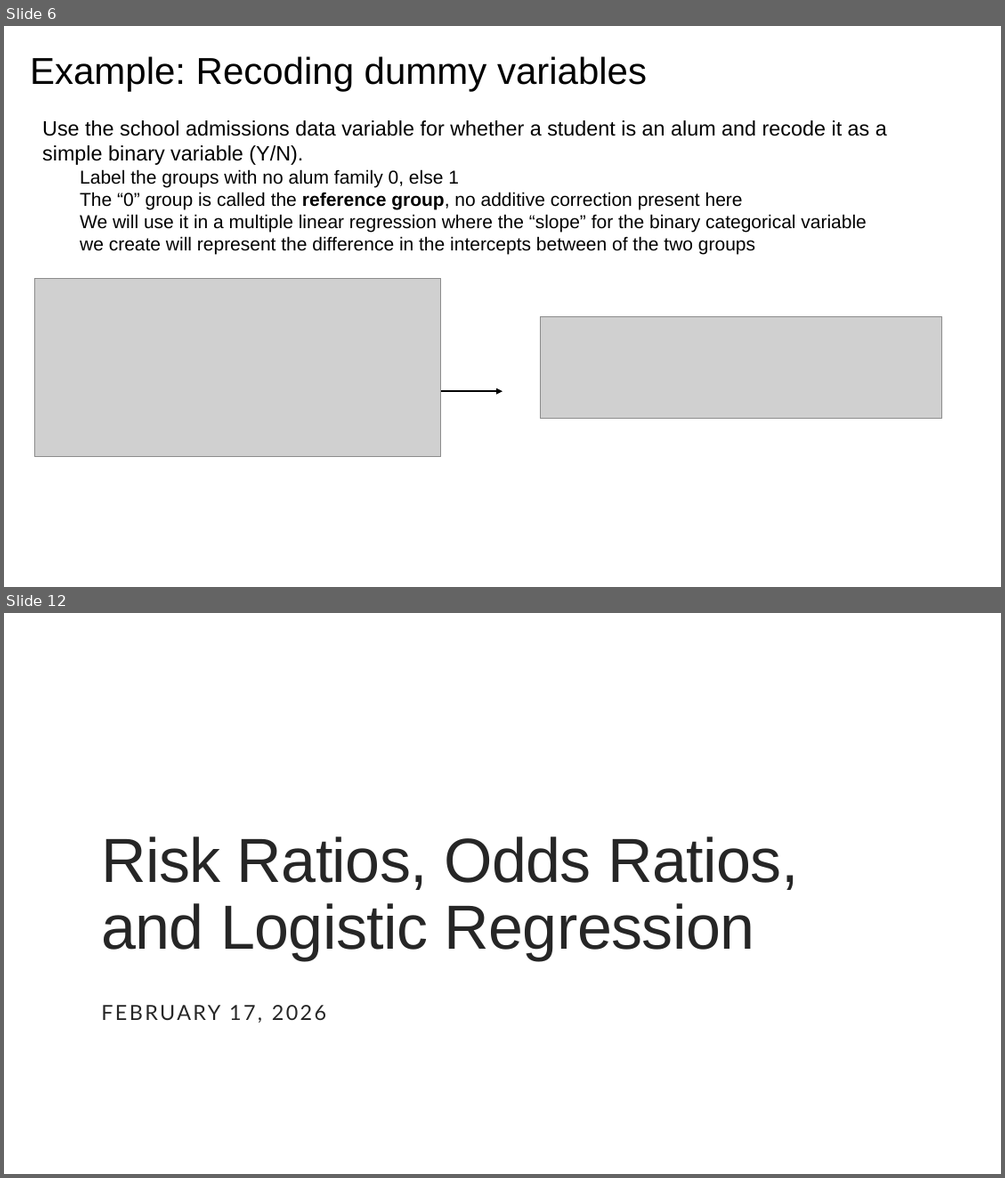
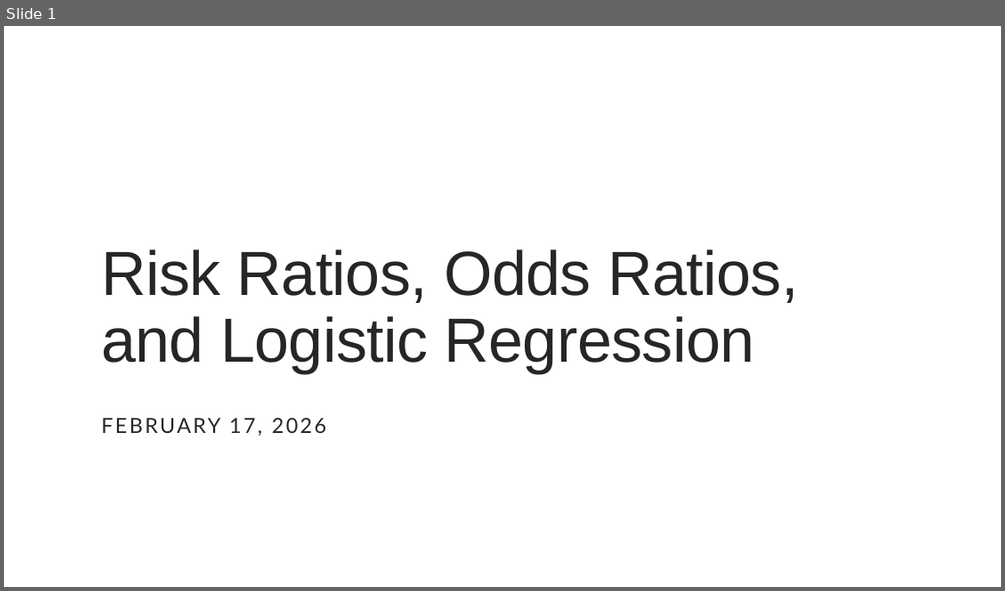
Before and after one commit to issues-osu/statsii-spring2026, a slide deck: slides/logistic/logistic_regression-lecture.pptx. Shown one above the other, each under a label of ours: slides 6 and 12 before the commit, slide 1 after it; the slides between them are not shown. The pictures are 1005x1178 and 1005x591 pixels, drawn with LibreOffice and Linux fonts; fonts in the diff are those of the drawing; grey boxes stand for pictures. Boxes give left, top, right and bottom in pixels: in the first picture for what was removed or moved away, otherwise in the second. Text is boxed around its words. In the diff, an @@ line names an element or a change of style, - is before the commit and + after.

```diff
--- a/slides/logistic/logistic_regression-lecture.pptx
+++ b/slides/logistic/logistic_regression-lecture.pptx
@@ slide 6 removed at (4, 26, 1001, 587), background #FFFFFF @@
@@ title removed at (30, 56, 647, 92) @@
-Example: Recoding dummy variables
@@ text removed at (42, 120, 887, 255) @@
-Use the school admissions data variable for whether a student is an alum and recode it as a simple binary variable (Y/N).
-  Label the groups with no alum family 0, else 1
-  The “0” group is called the reference group, no additive correction present here
-  We will use it in a multiple linear regression where the “slope” for the binary categorical variable we create will represent the difference in the intercepts between of the two groups
@@ picture removed at (35, 278, 442, 457) @@
@@ picture removed at (540, 316, 942, 418) @@
@@ arrow removed from (441, 391) to (502, 391) @@
@@ what was slide 12 is now slide 1 @@
```
Also in this commit, not shown: 10 other slides removed, 19 other files.
